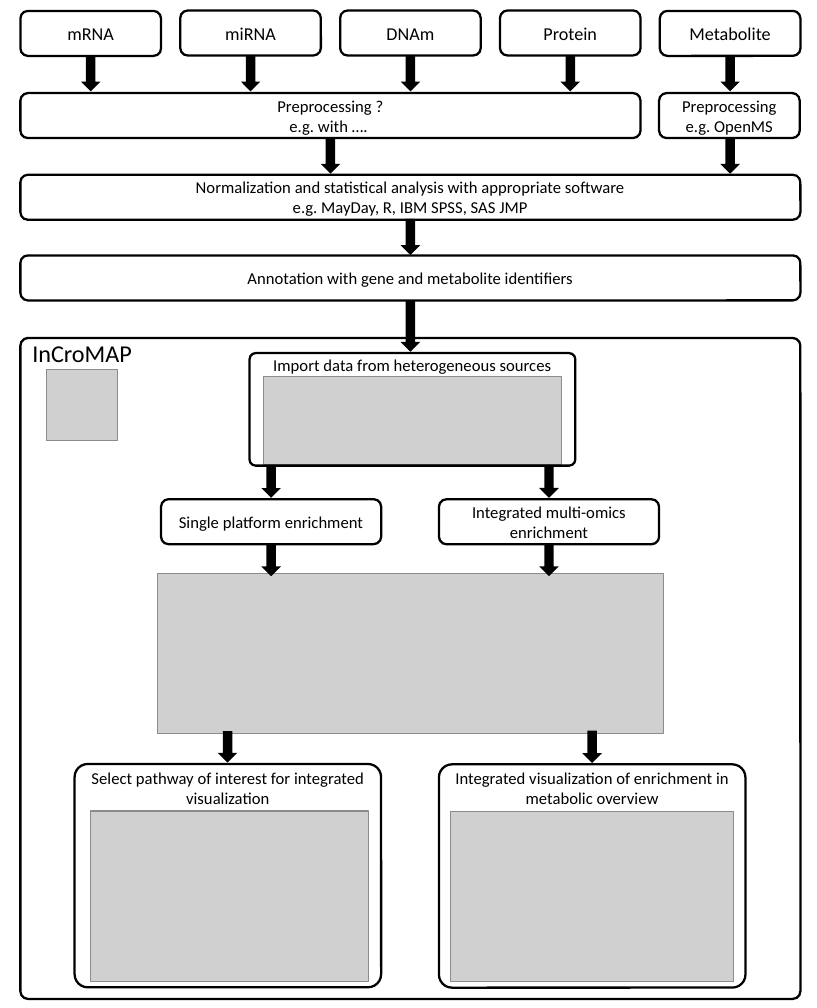
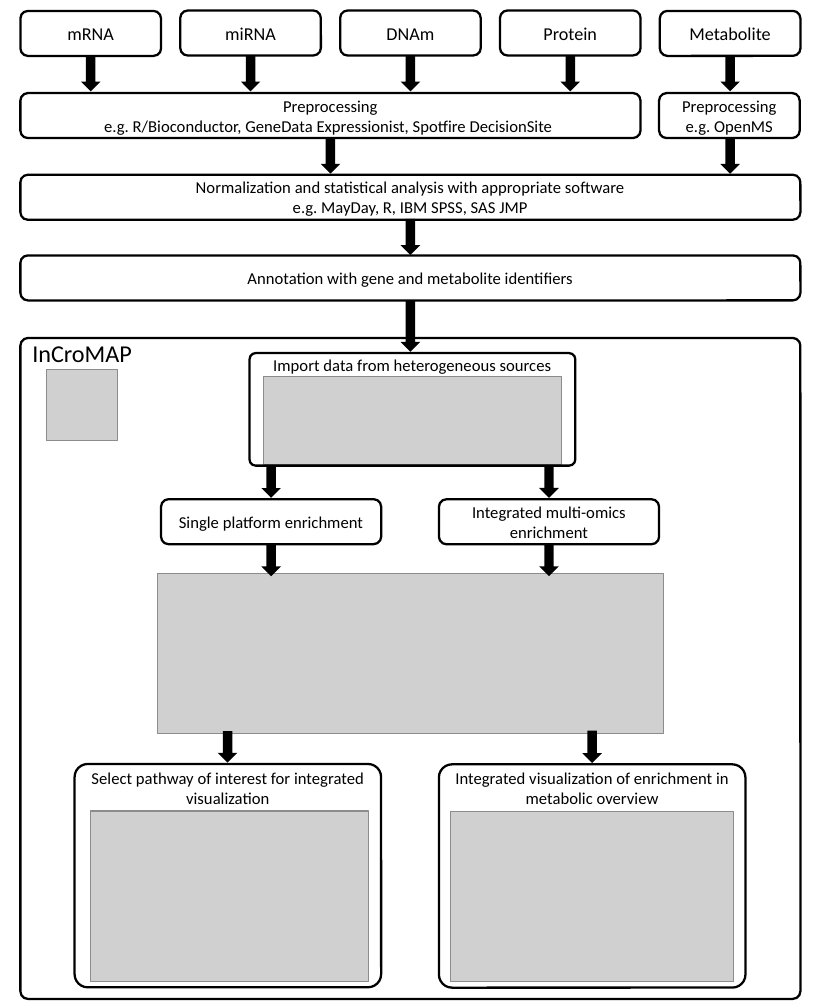
Before and after one commit to draeger-lab/InCroMAP, a slide deck: slide 1 of doc/Publications/JChromatogrB-InCroMAP/InCroMAP_workflow.pptx. Drawn at 817x1008 pixels with LibreOffice and Linux fonts; fonts in the diff are those of the drawing; grey boxes stand for pictures. Boxes give left, top, right and bottom in pixels: in the first picture for what was removed or moved away, otherwise in the second. Text is boxed around its words. In the diff, an @@ line names an element or a change of style, - is before the commit and + after.

```diff
--- a/doc/Publications/JChromatogrB-InCroMAP/InCroMAP_workflow.pptx
+++ b/doc/Publications/JChromatogrB-InCroMAP/InCroMAP_workflow.pptx
@@ text in rounded rectangle at (104,100,552,135): text changed @@
-Preprocessing ?
-e.g. with ….
+Preprocessing
+e.g. R/Bioconductor, GeneData Expressionist, Spotfire DecisionSite
```
Also in this commit, not shown: 2 other files.
